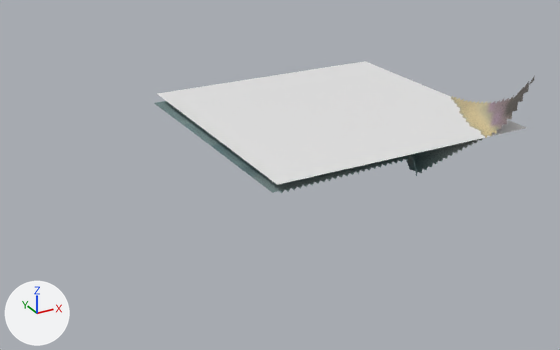
Renders of the glTF model eloria-assets/maps/continent-v2/stagheath/client/chunks/10_07/world.glb from each side of a commit.
The view is the same before and after, from a camera (50 mm lens) standing at (-96.7, 27.4, 90.6) and looking at (15.9, 232.1, -11.7). The lights are fixed; the arrows at lower left show +X, +Y and +Z. The older version comes first. Where no turn or scale is listed for an object, it has been applied to the vertices. Vertices at exactly the same position are counted once.

The first picture shows 'AuthoredGround_stagheathBase_stagheath_10_07', 'Terrain_stagheath_10_07', 'Water_stagheath_10_07'.
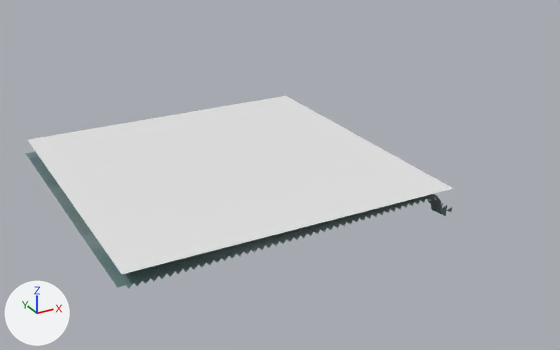
What differs and where, as boxes [x1, y1, x2, y2] in the pictures (560 x 350 px; the box of a moved part takes in the faces that stretch with it):
'Water_stagheath_10_07', mesh moved: before [158, 61, 526, 185]; after [28, 96, 454, 274]
'AuthoredGround_stagheathBase_stagheath_10_07', reshaped, recoloured (mostly hidden): before [157, 77, 534, 193]; after [28, 152, 452, 289]
'Terrain_stagheath_10_07', reshaped (mostly hidden): before [154, 101, 415, 193]; after [25, 151, 441, 287]
part 3 of me_authoredground_stagheathbase_stagheath_10_07, moved or reshaped (mostly hidden): before [157, 77, 534, 193]; after [28, 152, 452, 289]
part 4 of me_authoredground_stagheathbase_stagheath_10_07, recoloured: before [213, 77, 534, 193]; after [70, 203, 452, 289]
part 5 of me_authoredground_stagheathbase_stagheath_10_07, recoloured: before [157, 96, 498, 162]; after [28, 152, 415, 226]
part 6 of me_authoredground_stagheathbase_stagheath_10_07, recoloured: before [218, 94, 523, 176]; after [73, 194, 441, 262]

What changed in the scene script:
```text
Change me_terrain_stagheath_10_07:
    used by ob_terrain_stagheath_10_07; location = (-929.0, 6517.0, 0.0)
    remove me_terrain_stagheath_10_07.from_pydata(...)  # 2401 vertices, 4608 faces; spans x 927.0..1023.0, y -6313.0..-6217.0, z -8.4..14.8
    add me_terrain_stagheath_10_07.from_pydata(...)  # 2401 vertices, 4608 faces; spans x 873.0..969.0, y -6339.0..-6243.0, z -8.1..-1.5
    me_terrain_stagheath_10_07 part 1: 2401 of 2401 vertices moved; they spanned x 927.0..1023.0, y -6313.0..-6217.0, z -8.4..14.8 and now span x 873.0..969.0, y -6339.0..-6243.0, z -8.1..-1.5; mean shift (-54.0, -26.0, -0.7)
Change me_water_stagheath_10_07:
    used by ob_water_stagheath_10_07; location = (-929.0, 6517.0, 0.0)
    remove me_water_stagheath_10_07.from_pydata(...)  # 4 vertices, 2 faces; spans x 928.0..1024.0, y -6314.0..-6218.0, z 0.0
    add me_water_stagheath_10_07.from_pydata(...)  # 4 vertices, 2 faces; spans x 874.0..970.0, y -6340.0..-6244.0, z 0.0
    me_water_stagheath_10_07 part 2: the whole mesh is moved by (-54.0, -26.0, 0.0)
Change me_authoredground_stagheathbase_stagheath_10_07:
    used by ob_authoredground_stagheathbase_stagheath_10_07; location = (-929.0, 6517.0, 0.0)
    remove me_authoredground_stagheathbase_stagheath_10_07.from_pydata(...)  # 2496 vertices, 4608 faces; spans x 927.0..1025.0, y -6315.0..-6217.0, z -8.7..18.1
    add me_authoredground_stagheathbase_stagheath_10_07.from_pydata(...)  # 2496 vertices, 4608 faces; spans x 873.0..971.0, y -6341.0..-6243.0, z -8.1..-1.4
    me_authoredground_stagheathbase_stagheath_10_07 part 3: 2496 of 2496 vertices moved; they spanned x 927.0..1025.0, y -6315.0..-6217.0, z -8.7..18.1 and now span x 873.0..971.0, y -6341.0..-6243.0, z -8.1..-1.4; mean shift (-54.0, -26.0, -0.8)
    me_authoredground_stagheathbase_stagheath_10_07 part 4: 716 faces centred in x 928.3..1023.7, y -6313.7..-6243.7, z -7.1..16.6 are repainted in the vertex colours; the middle colour goes from greyish cyan #718b8c to greyish cyan #758e8d
    me_authoredground_stagheathbase_stagheath_10_07 part 5: 2184 faces centred in x 928.3..1023.7, y -6313.7..-6218.3, z -7.1..3.6 are repainted in the vertex colours; the middle colour goes from grey #859e9d to greyish cyan #768e8f
    me_authoredground_stagheathbase_stagheath_10_07 part 6: 1708 faces centred in x 928.3..1023.7, y -6313.7..-6218.3, z -8.1..10.8 are repainted in the vertex colours; the middle colour goes from greyish cyan #718a8b to greyish cyan #829c9c
```
